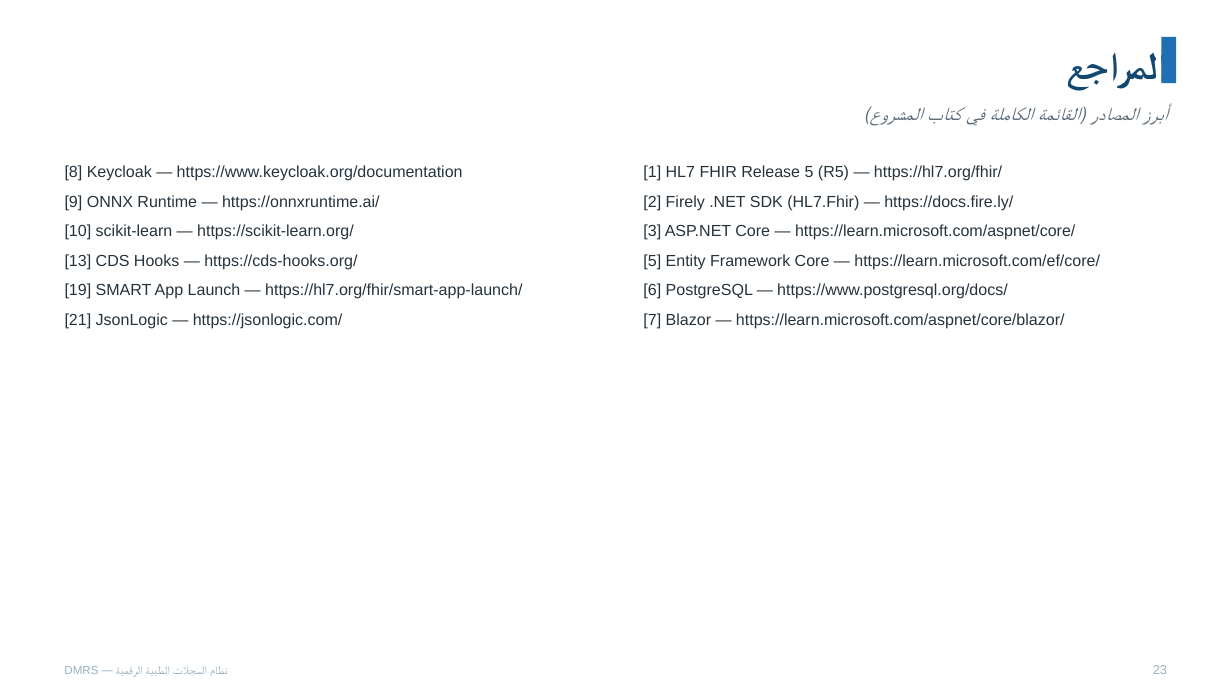
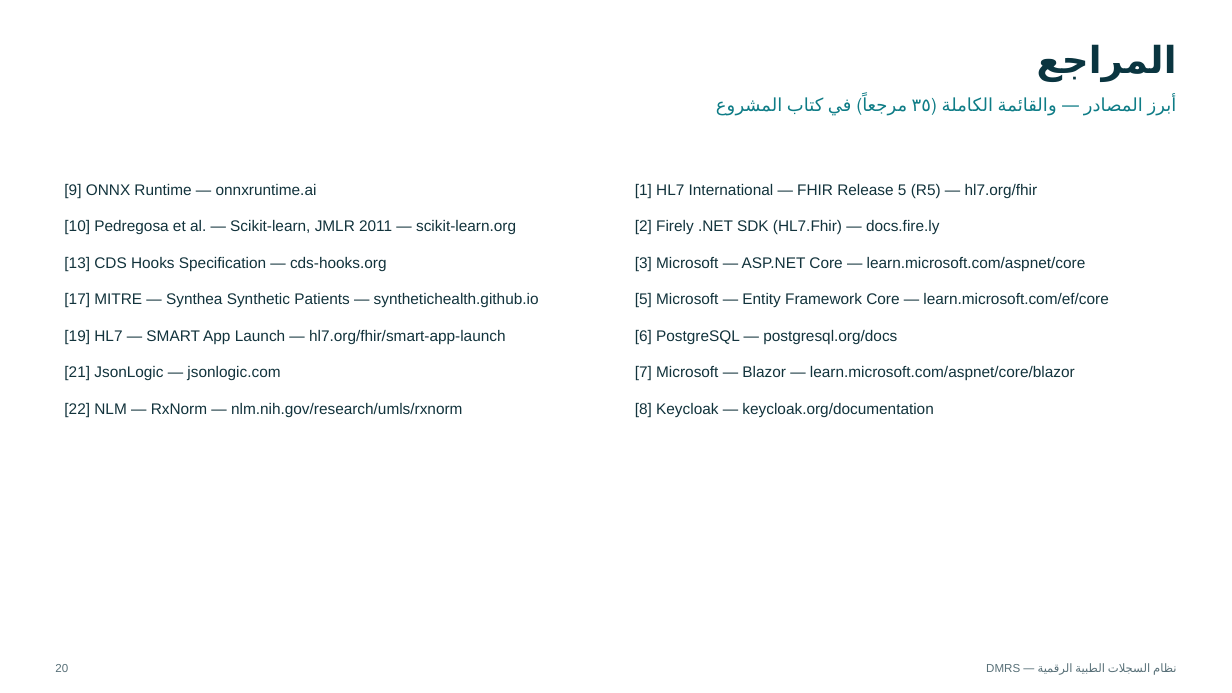
Before and after one commit to Khair69/DMRS, a slide deck: slide 20 of docs/عرض المشروع.pptx (slide 24 before the commit). Drawn at 1232x693 pixels with LibreOffice and Linux fonts; fonts in the diff are those of the drawing. Boxes give left, top, right and bottom in pixels: in the first picture for what was removed or moved away, otherwise in the second. Text is boxed around its words. In the diff, an @@ line names an element or a change of style, - is before the commit and + after.

```diff
--- a/docs/عرض المشروع.pptx
+++ b/docs/عرض المشروع.pptx
@@ text "المراجع" at bbox=[1037, 44, 1177, 81]: size 30 to 29 pt, text colour #12476F to #0A3540 @@
@@ rectangle removed at bbox=[1162, 37, 1177, 83] @@
@@ text at bbox=[1148, 97, 1177, 116]: text changed; size 14.5 to 14 pt; text colour #5B6B79 to #0E7C86; italic off @@
-أبرز المصادر (القائمة الكاملة في كتاب المشروع)
+أبرز المصادر — والقائمة الكاملة (٣٥ مرجعاً) في كتاب المشروع
@@ text at bbox=[64, 184, 539, 417]: text changed; size 12.5 to 12 pt; text colour #26333D to #12333C @@
-[8] Keycloak — https://www.keycloak.org/documentation
-[9] ONNX Runtime — https://onnxruntime.ai/
-[10] scikit-learn — https://scikit-learn.org/
-[13] CDS Hooks — https://cds-hooks.org/
-[19] SMART App Launch — https://hl7.org/fhir/smart-app-launch/
-[21] JsonLogic — https://jsonlogic.com/
+[9] ONNX Runtime — onnxruntime.ai
+[10] Pedregosa et al. — Scikit-learn, JMLR 2011 — scikit-learn.org
+[13] CDS Hooks Specification — cds-hooks.org
+[17] MITRE — Synthea Synthetic Patients — synthetichealth.github.io
+[19] HL7 — SMART App Launch — hl7.org/fhir/smart-app-launch
+[21] JsonLogic — jsonlogic.com
+[22] NLM — RxNorm — nlm.nih.gov/research/umls/rxnorm
@@ text at bbox=[635, 184, 1108, 417]: text changed; size 12.5 to 12 pt; text colour #26333D to #12333C @@
-[1] HL7 FHIR Release 5 (R5) — https://hl7.org/fhir/
-[2] Firely .NET SDK (HL7.Fhir) — https://docs.fire.ly/
-[3] ASP.NET Core — https://learn.microsoft.com/aspnet/core/
-[5] Entity Framework Core — https://learn.microsoft.com/ef/core/
-[6] PostgreSQL — https://www.postgresql.org/docs/
-[7] Blazor — https://learn.microsoft.com/aspnet/core/blazor/
+[1] HL7 International — FHIR Release 5 (R5) — hl7.org/fhir
+[2] Firely .NET SDK (HL7.Fhir) — docs.fire.ly
+[3] Microsoft — ASP.NET Core — learn.microsoft.com/aspnet/core
+[5] Microsoft — Entity Framework Core — learn.microsoft.com/ef/core
+[6] PostgreSQL — postgresql.org/docs
+[7] Microsoft — Blazor — learn.microsoft.com/aspnet/core/blazor
+[8] Keycloak — keycloak.org/documentation
@@ text "نظام السجلات الطبية الرقمية — ...": place and size @@
-text "نظام السجلات الطبية الرقمية — ..." at bbox=[210, 666, 228, 677]
+text "نظام السجلات الطبية الرقمية — ..." at bbox=[1153, 663, 1176, 675]
@@ text "نظام السجلات الطبية الرقمية — ..." at bbox=[1153, 663, 1176, 675]: text colour #9AB0C0 to #587078; alignment left to right @@
@@ text added at bbox=[55, 664, 68, 672], 9 pt, text #587078 @@
+20
@@ text removed at bbox=[1153, 665, 1167, 674] @@
-23
```
Also in this commit, not shown: 15 other slides changed, 5 slides added, 9 slides removed, 3 other files.
